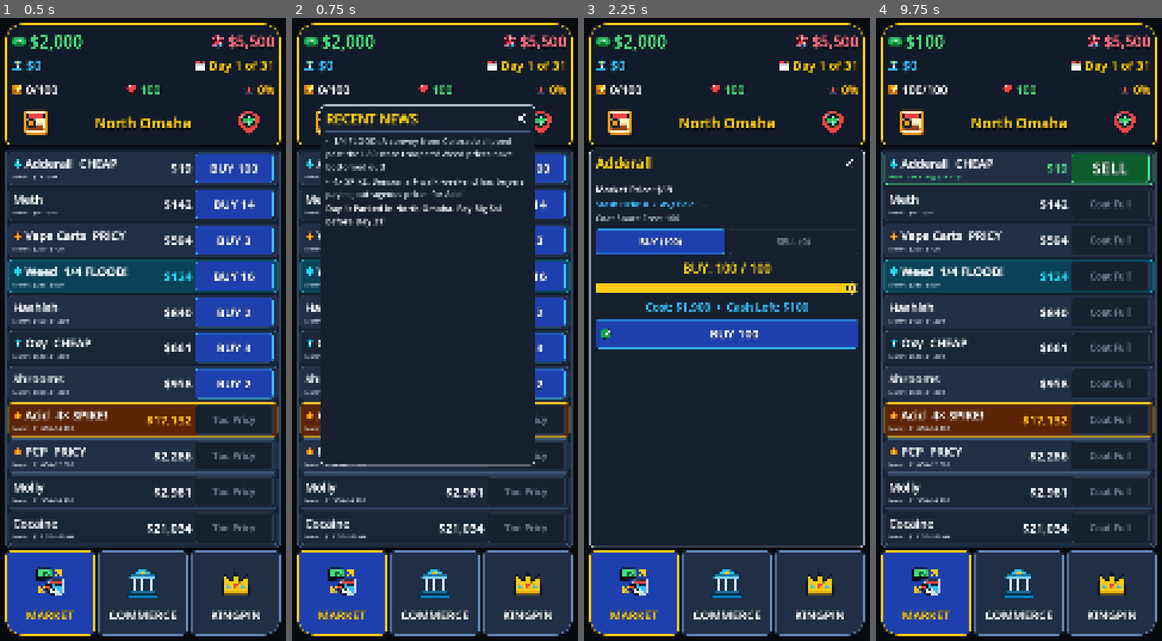
Above: before the commit, frames 1-4 (left to right).
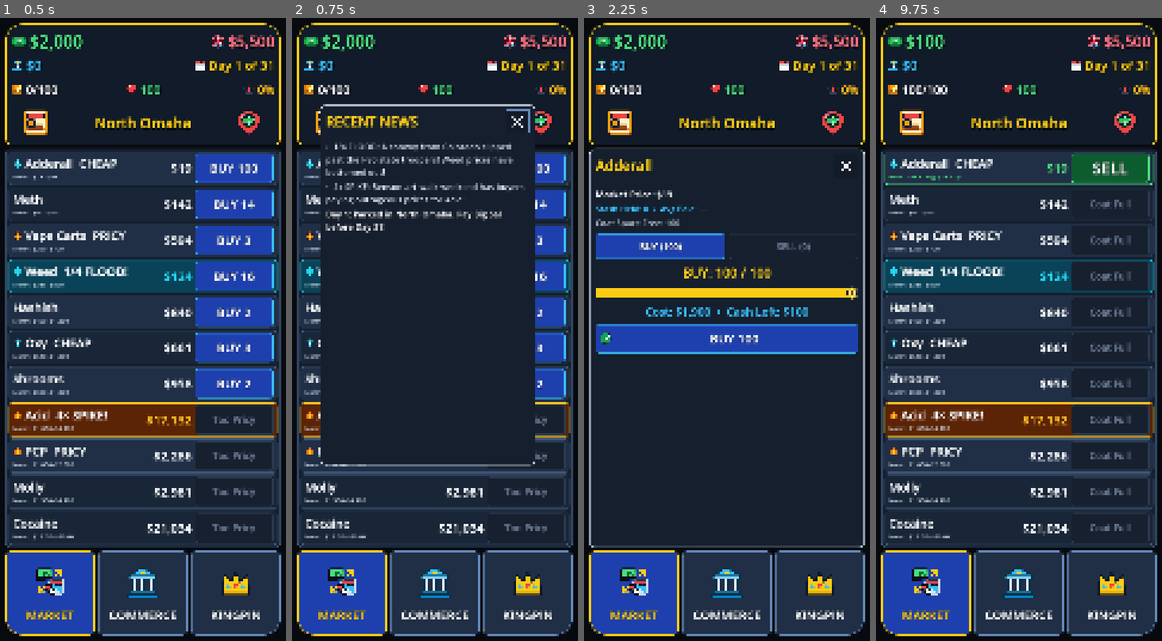
Above: after the commit, the same moments.

Repository: TimGoergen/dope-wars
Game: Godot game, scene res://Main.tscn
Two runs of this game, one before a commit and one after it. Both use one fixed random seed, a clock stepped at 60 frames per second and the inputs below.
Inputs (mouse positions are in pixels of both pictures, inside the frame that each line leads up to):
- Up to frame 1 (0.5 s): no input
- Up to frame 2 (0.75 s): click (329, 123) at 0.52 s
- Up to frame 3 (2.25 s): click (832, 123) at 1.27 s; click (686, 167) at 2.02 s
- Up to frame 4 (9.75 s): click "BUY 100" at 2.75 s; click (978, 204) at 3.52 s; click "BUY 14" at 4.25 s; click (978, 242) at 5.02 s; click "BUY 3" at 5.75 s; click (978, 273) at 6.52 s; click "BUY 16" at 7.25 s; click (978, 310) at 8.02 s; click "BUY 2" at 8.75 s; click (978, 348) at 9.52 s

Frame 1 is identical in both runs. In frame 2, 4.9% of the frame differs, in the area x 11-84%, y 14-35%; in frame 3, 7.7%, in the area x 4-96%, y 22-54%; in frame 4, nothing differs.

Commit message:
Enlarge dialog close X buttons by 40% and add square outline

Diff:
--- a/game/scripts/Main.gd
+++ b/game/scripts/Main.gd
@@ -220,11 +220,11 @@
 
 	_news_close_btn = Button.new()
 	_news_close_btn.text = ""
-	_news_close_btn.icon = UiIcons.get_icon("close_x", 44)
+	_news_close_btn.icon = UiIcons.get_icon("close_x", 62)
 	_news_close_btn.icon_alignment = HORIZONTAL_ALIGNMENT_CENTER
-	_news_close_btn.custom_minimum_size = Vector2(64, 64)
+	_news_close_btn.custom_minimum_size = Vector2(90, 90)
 	_news_close_btn.size_flags_vertical = Control.SIZE_SHRINK_BEGIN
-	UiPalette.style_flat_inert_button(_news_close_btn)
+	UiPalette.style_close_button(_news_close_btn)
 	_news_close_btn.pressed.connect(func() -> void:
 		Audio.play(&"tap")
 		_set_news_expanded(false)
--- a/game/scripts/ui/TradeOverlay.gd
+++ b/game/scripts/ui/TradeOverlay.gd
@@ -98,11 +98,11 @@
 
 	var close_btn := Button.new()
 	close_btn.text = ""
-	close_btn.icon = UiIcons.get_icon("close_x", 48)
+	close_btn.icon = UiIcons.get_icon("close_x", 62)
 	close_btn.icon_alignment = HORIZONTAL_ALIGNMENT_CENTER
-	close_btn.custom_minimum_size = Vector2(68, 68)
+	close_btn.custom_minimum_size = Vector2(90, 90)
 	close_btn.size_flags_vertical = Control.SIZE_SHRINK_CENTER
-	UiPalette.style_flat_inert_button(close_btn)
+	UiPalette.style_close_button(close_btn)
 	close_btn.pressed.connect(func() -> void:
 		Audio.play(&"tap")
 		visible = false
--- a/game/scripts/ui/UiPalette.gd
+++ b/game/scripts/ui/UiPalette.gd
@@ -89,6 +89,21 @@
 	btn.add_theme_color_override("icon_pressed_color", Color.WHITE)
 	btn.add_theme_color_override("icon_focus_color", Color.WHITE)
 	btn.add_theme_color_override("icon_disabled_color", Color(1.0, 1.0, 1.0, 0.35))
+
+
+static func style_close_button(btn: Button) -> void:
+	btn.flat = false
+	btn.focus_mode = Control.FOCUS_NONE
+	var normal := make_box(Color("#131B29"), BORDER_BRIGHT, 0, 3, 0, 0)
+	var hover := make_box(Color("#1E293B"), GOLD_ACCENT, 0, 3, 0, 0)
+	var pressed := make_box(Color("#0B0F17"), BORDER_BRIGHT, 0, 3, 0, 0)
+	btn.add_theme_stylebox_override("normal", normal)
+	btn.add_theme_stylebox_override("hover", hover)
+	btn.add_theme_stylebox_override("pressed", pressed)
+	btn.add_theme_stylebox_override("focus", normal)
+	btn.add_theme_color_override("icon_normal_color", TEXT_PRIMARY)
+	btn.add_theme_color_override("icon_hover_color", GOLD_ACCENT)
+	btn.add_theme_color_override("icon_pressed_color", TEXT_SECONDARY)
 
 
 static func make_box(
@@ -390,11 +405,11 @@
 	if allow_close:
 		var close_btn := Button.new()
 		close_btn.text = ""
-		close_btn.icon = UiIcons.get_icon("close_x", 44)
+		close_btn.icon = UiIcons.get_icon("close_x", 62)
 		close_btn.icon_alignment = HORIZONTAL_ALIGNMENT_CENTER
-		close_btn.custom_minimum_size = Vector2(64, 64)
+		close_btn.custom_minimum_size = Vector2(90, 90)
 		close_btn.size_flags_vertical = Control.SIZE_SHRINK_CENTER
-		style_flat_inert_button(close_btn)
+		style_close_button(close_btn)
 		close_btn.pressed.connect(func() -> void:
 			Audio.play(&"tap")
 			if on_close.is_valid():
--- a/game/sim/UiLayoutTest.gd
+++ b/game/sim/UiLayoutTest.gd
@@ -59,7 +59,7 @@
 	var expected_h := roundf((1440.0 - scanner_card.get_global_rect().position.y) * 1.25)
 	var first_log_lbl: Label = main._news_expand_vbox.get_child(0) as Label
 	var second_log_lbl: Label = main._news_expand_vbox.get_child(1) as Label
-	if not exp_panel.visible or not main._news_overlay.visible  …(216 unchanged characters)… ose.icon != UiIcons.get_icon("close_x", 44) or first_log_lbl.get_theme_font_size(" …(205 unchanged characters)…
+	if not exp_panel.visible or not main._news_overlay.visible  …(216 unchanged characters)… ose.icon != UiIcons.get_icon("close_x", 62) or first_log_lbl.get_theme_font_size(" …(205 unchanged characters)…
 		push_error("FAIL [News Popup Layout]: visible=%s pos=%s size=%s expected_h=%.1f title_sz=%d log_sz=%d" % [str(exp_panel.visible), str(exp_panel.position), str(exp_panel.size), expected_h, news_title.get_theme_font_size("font_size"), first_log_lbl.get_theme_font_size("font_size")])
 		quit(1)
 		return
